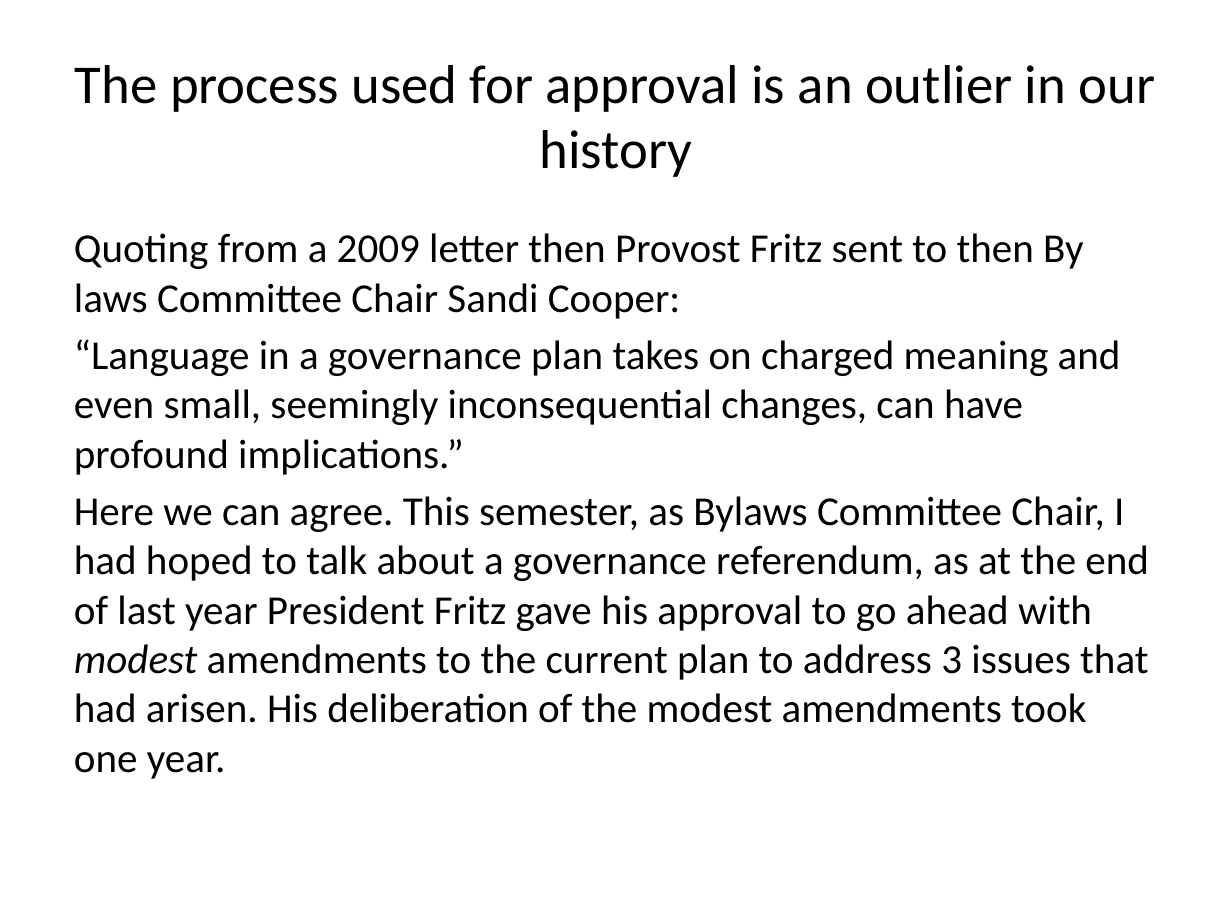
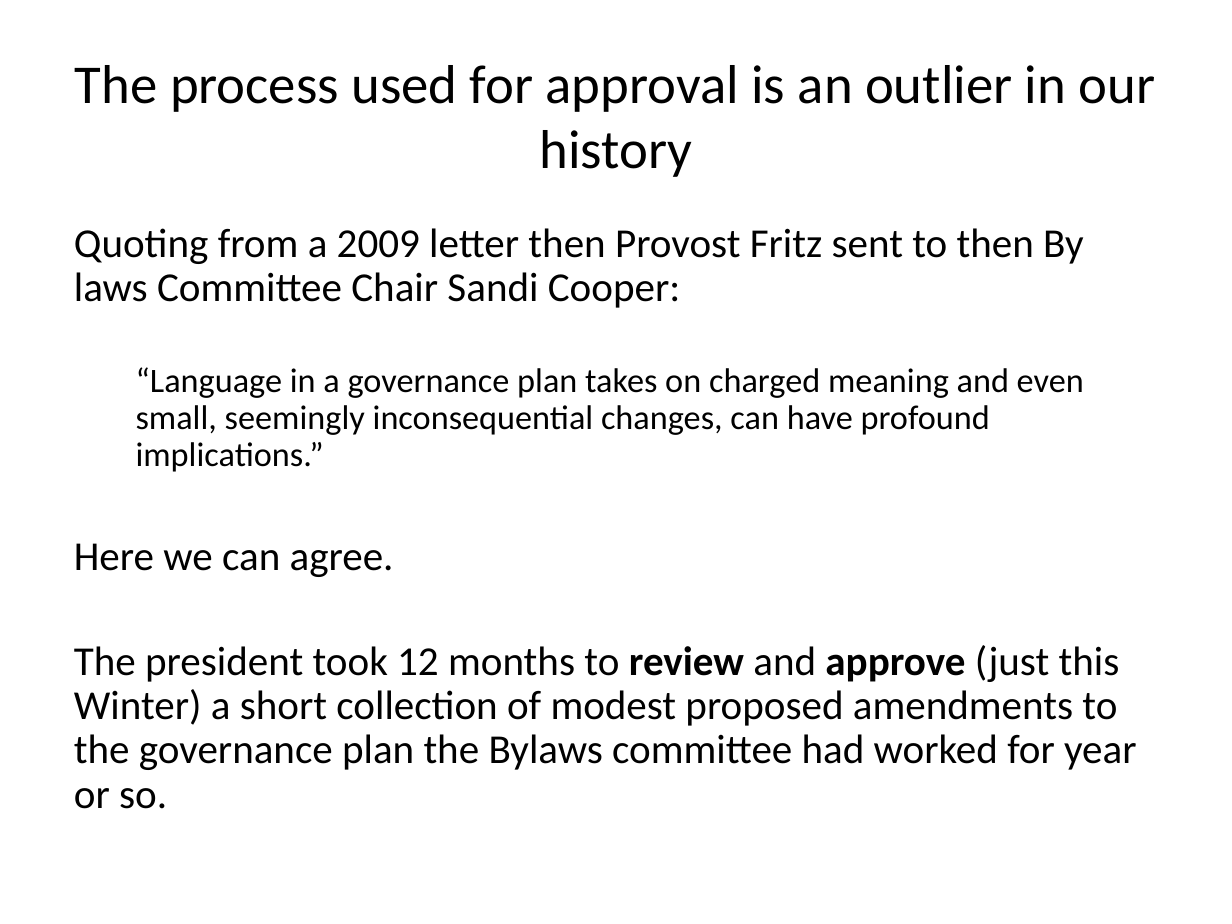
Before and after one commit to csi-covid19/csi-covid19.github.io, a slide deck: slide 3 of CCFS/Mar-SpecialMeeting/Proposed-changes.pptx. Drawn at 1232x924 pixels with LibreOffice and Linux fonts; fonts in the diff are those of the drawing. Boxes give left, top, right and bottom in pixels: in the first picture for what was removed or moved away, otherwise in the second. Text is boxed around its words. In the diff, an @@ line names an element or a change of style, - is before the commit and + after.

```diff
--- a/CCFS/Mar-SpecialMeeting/Proposed-changes.pptx
+++ b/CCFS/Mar-SpecialMeeting/Proposed-changes.pptx
@@ text at bbox=[74, 228, 1084, 472]: size 24 to 20 pt in "“Language in a governance plan takes on ..."; line spacing 1 to 0.9; list level 1 to 2 in "“Language in a governance plan ..." @@
@@ text at bbox=[74, 543, 1137, 809]: text changed @@
-Here we can agree. This semester, as Bylaws Committee Chair, I had hoped to talk about a governance referendum, as at the end of last year President Fritz gave his approval to go ahead with modest amendments to the current plan to address 3 issues that had arisen. His deliberation of the modest amendments took one year.
+Here we can agree.
+The president took 12 months to review and approve (just this Winter) a short collection of modest proposed amendments to the governance plan the Bylaws committee had worked for year or so.
```
Also in this commit, not shown: 10 other slides changed, 1 slide added.
